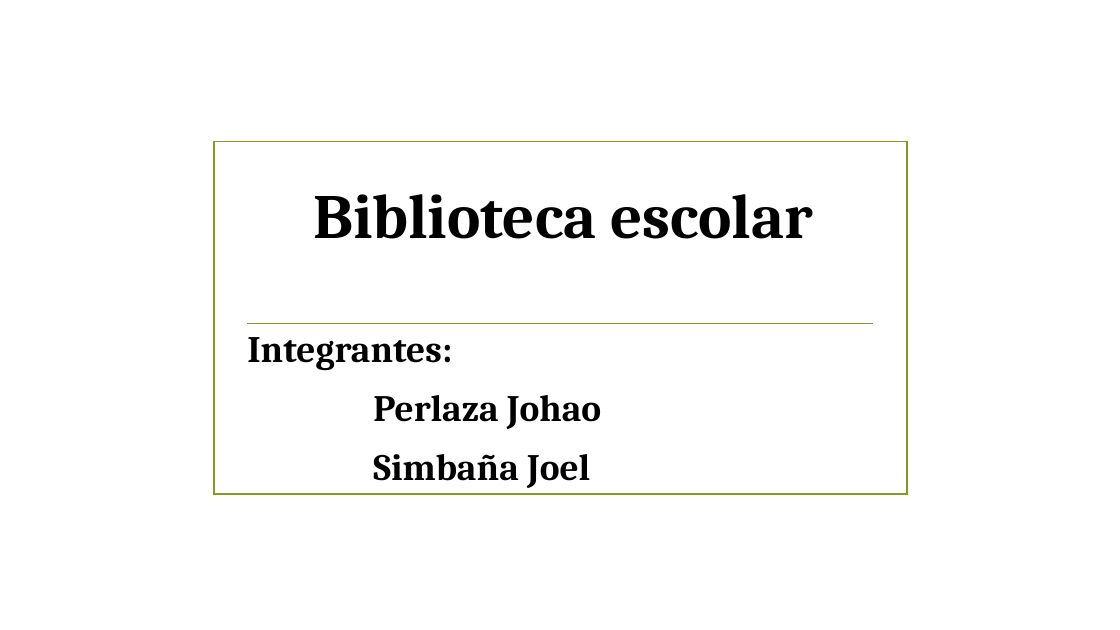
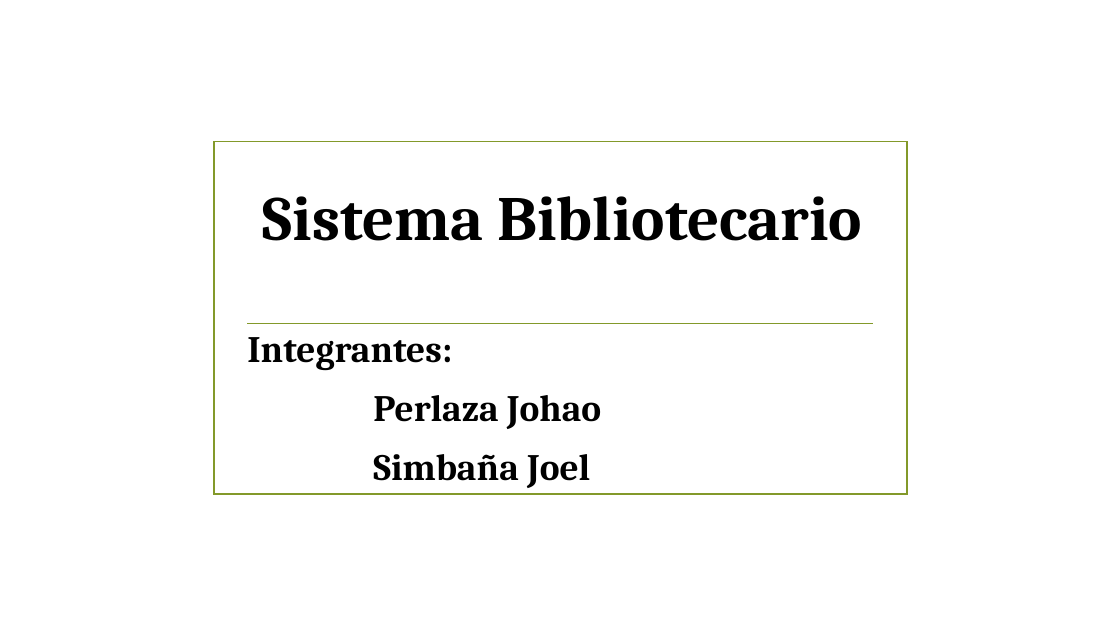
Before and after one commit to vimhash/biblioteca_escolar, a slide deck: slide 1 of docs/Biblioteca Escolar.pptx. Drawn at 1120x630 pixels with LibreOffice and Linux fonts; fonts in the diff are those of the drawing; background and template pictures are left out. Boxes give left, top, right and bottom in pixels: in the first picture for what was removed or moved away, otherwise in the second. Text is boxed around its words. In the diff, an @@ line names an element or a change of style, - is before the commit and + after.

```diff
--- a/docs/Biblioteca Escolar.pptx
+++ b/docs/Biblioteca Escolar.pptx
@@ title at [263, 196, 863, 241]: text changed @@
-Biblioteca escolar
+Sistema Bibliotecario
```
Also in this commit, not shown: 2 other slides changed, 1 slide removed.
